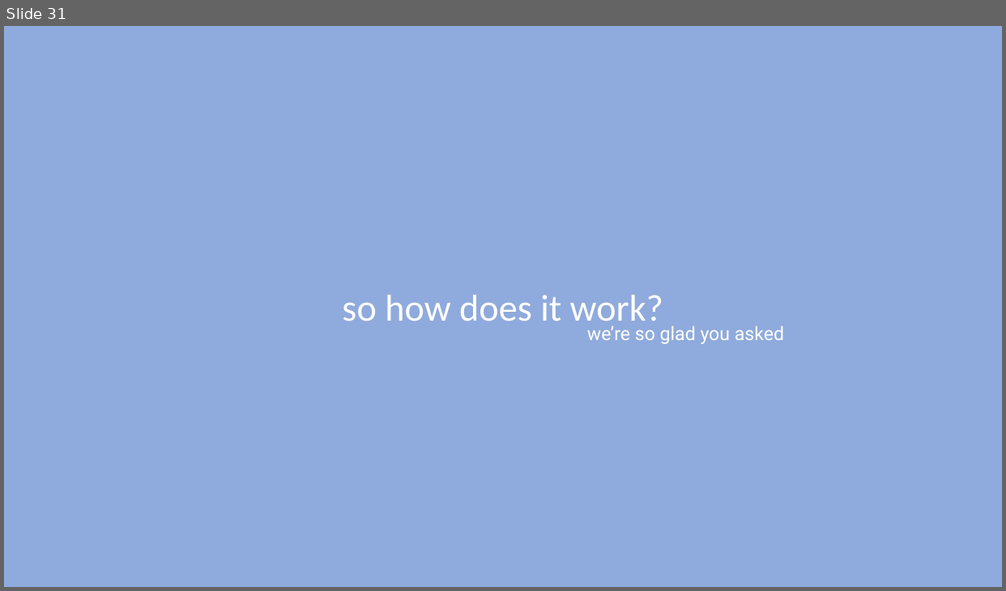
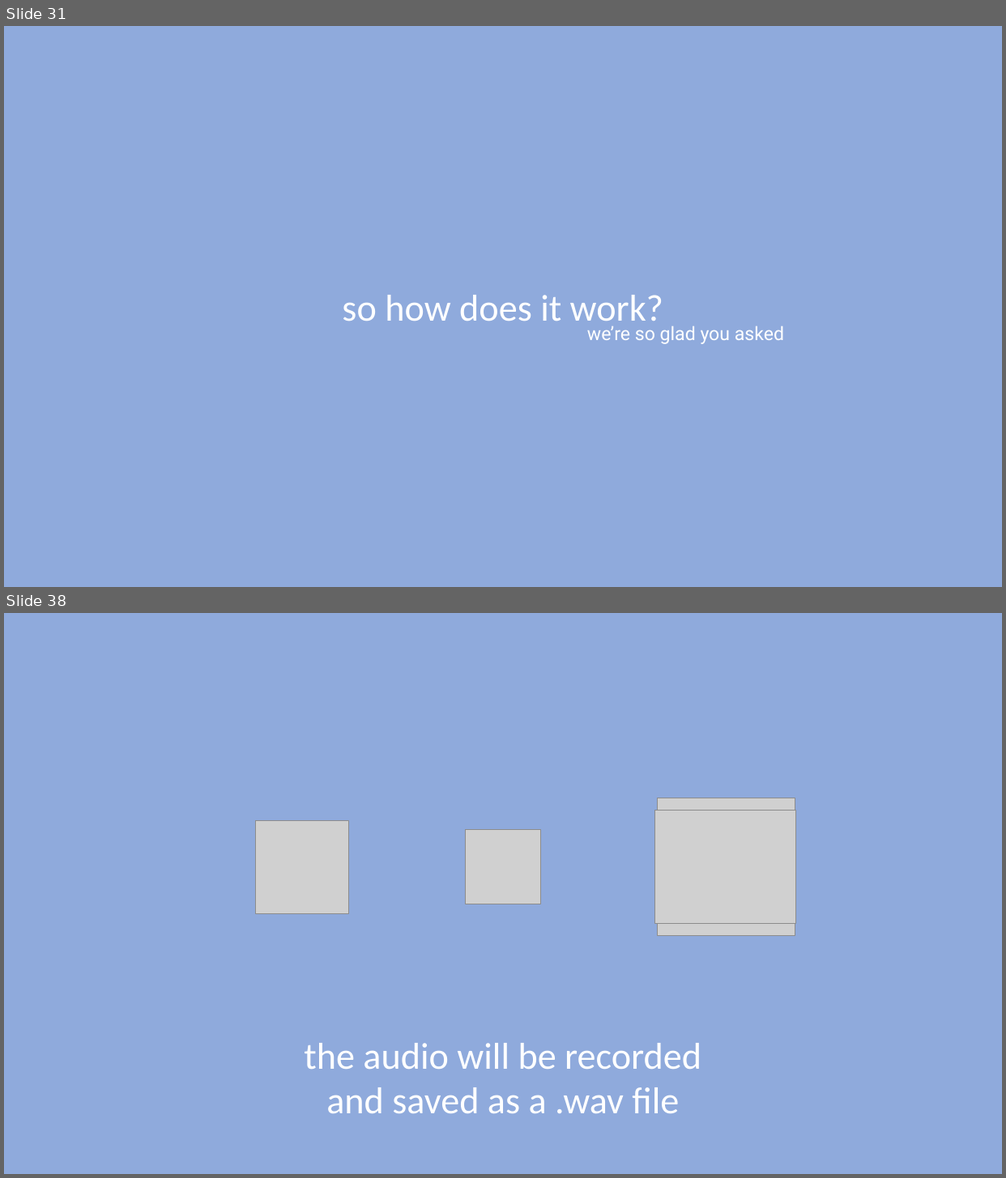
Before and after one commit to daea69twins/voiceseperation, a slide deck: Bi-Weekly Reports/potential video.pptx. Shown one above the other, each under a label of ours: slide 31 before the commit, slides 31 and 38 after it; the slides between them are not shown. The pictures are 1006x591 and 1006x1178 pixels, drawn with LibreOffice and Linux fonts; fonts in the diff are those of the drawing; grey boxes stand for pictures; background and template pictures are left out. Boxes give left, top, right and bottom in pixels: in the first picture for what was removed or moved away, otherwise in the second. Text is boxed around its words. In the diff, an @@ line names an element or a change of style, - is before the commit and + after.

```diff
--- a/Bi-Weekly Reports/potential video.pptx
+++ b/Bi-Weekly Reports/potential video.pptx
@@ slide 38 added at (4, 613, 1002, 1174), background #8FAADC @@
@@ picture added at (657, 798, 795, 936) @@
@@ picture added at (256, 820, 349, 914) @@
@@ picture added at (466, 830, 541, 905) @@
@@ picture added at (654, 810, 796, 924) @@
@@ text added at (304, 1043, 701, 1114), 36 pt, text #FFFFFF @@
+the audio will be recorded
+and saved as a .wav file
```
Also in this commit, not shown: 2 slides changed, 14 other slides added, 3 slides removed, 1 other file.
